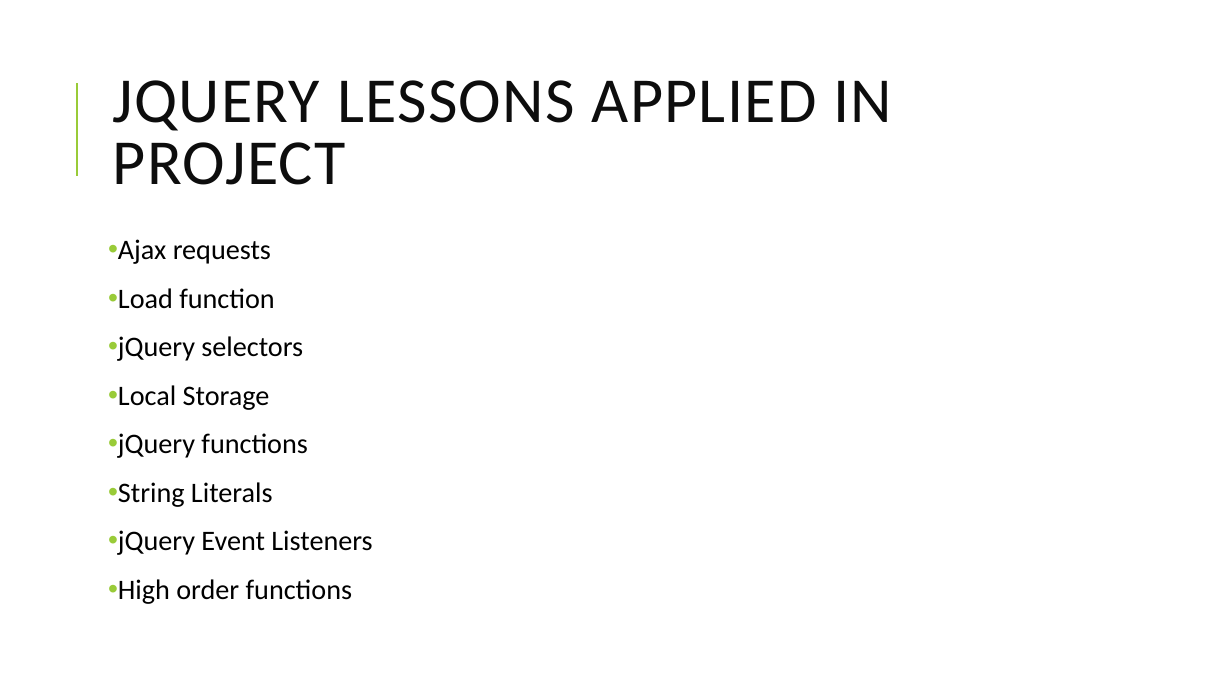
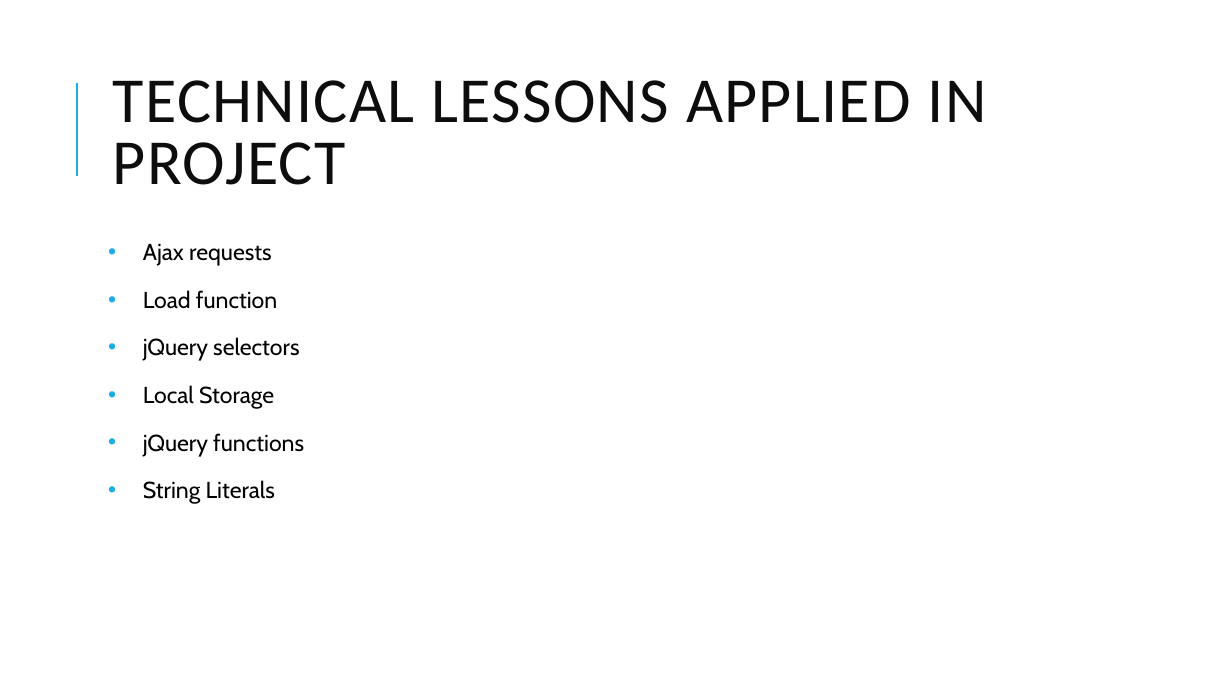
Before and after one commit to davidadey000/codeavenue, a slide deck: slide 7 of documentation/final_project_presentation.pptx (slide 5 before the commit). Drawn at 1232x693 pixels with LibreOffice and Linux fonts; fonts in the diff are those of the drawing. Boxes give left, top, right and bottom in pixels: in the first picture for what was removed or moved away, otherwise in the second. Text is boxed around its words. In the diff, an @@ line names an element or a change of style, - is before the commit and + after.

```diff
--- a/documentation/final_project_presentation.pptx
+++ b/documentation/final_project_presentation.pptx
@@ line (77, 176) - (77, 83): stroke #99CB38 1.5 pt to #1CADE4 1.5 pt @@
@@ title at (113, 80, 987, 185): text changed @@
-JQUERY LESSONS APPLIED IN PROJECT
+TECHNICAL LESSONS APPLIED IN PROJECT
@@ text "Ajax requests" at (143, 244, 304, 504): size 22 to 18 pt, font Calibri to Cabin; indent changed; line spacing 0.9 to 1.07; bullet colour #99CB38 to #1CADE4 @@
@@ text at (118, 530, 372, 604): paragraphs removed @@
-• jQuery Event Listeners
-• High order functions
```
Also in this commit, not shown: 5 other slides changed, 5 slides added, 1 slide removed, 16 other files.
